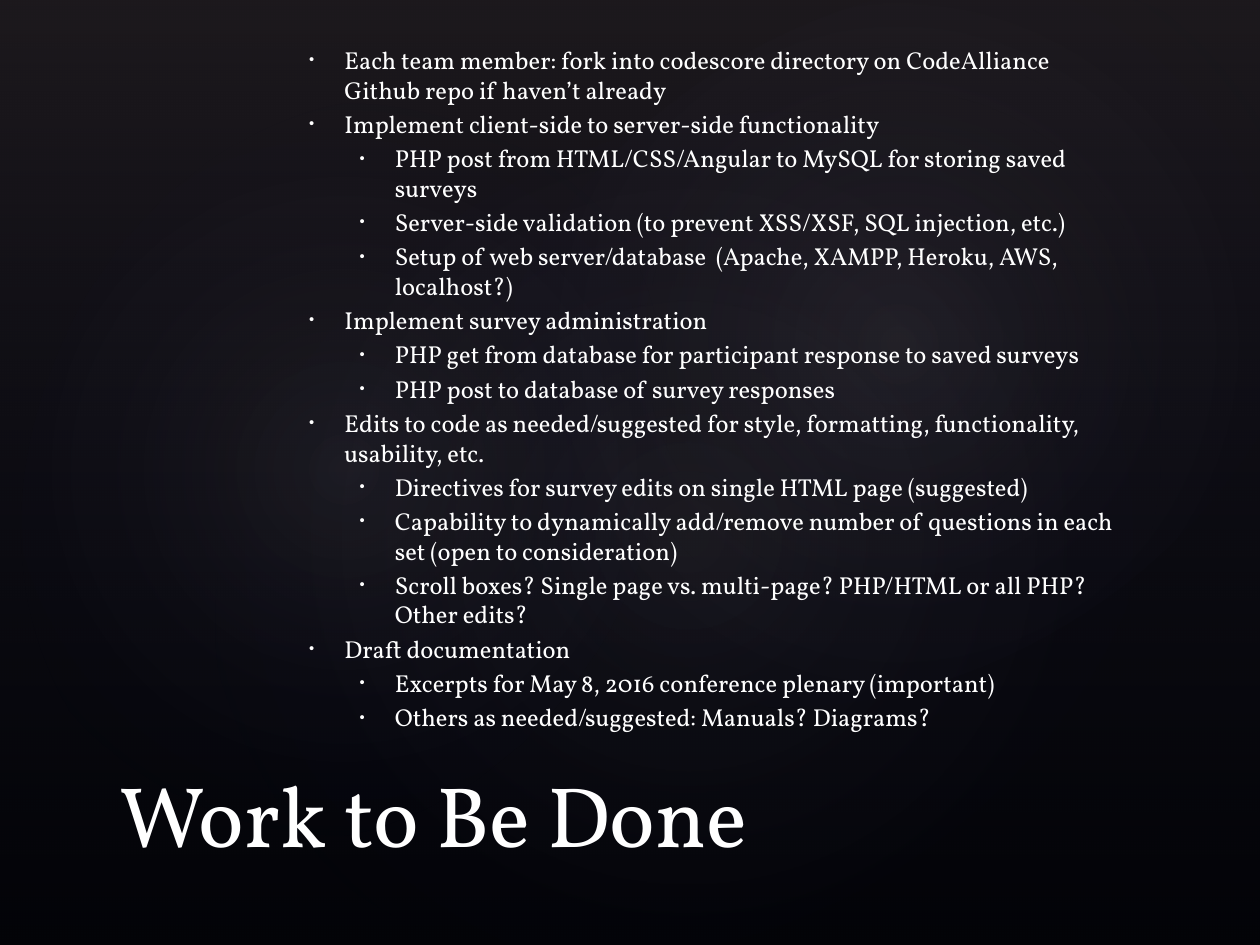
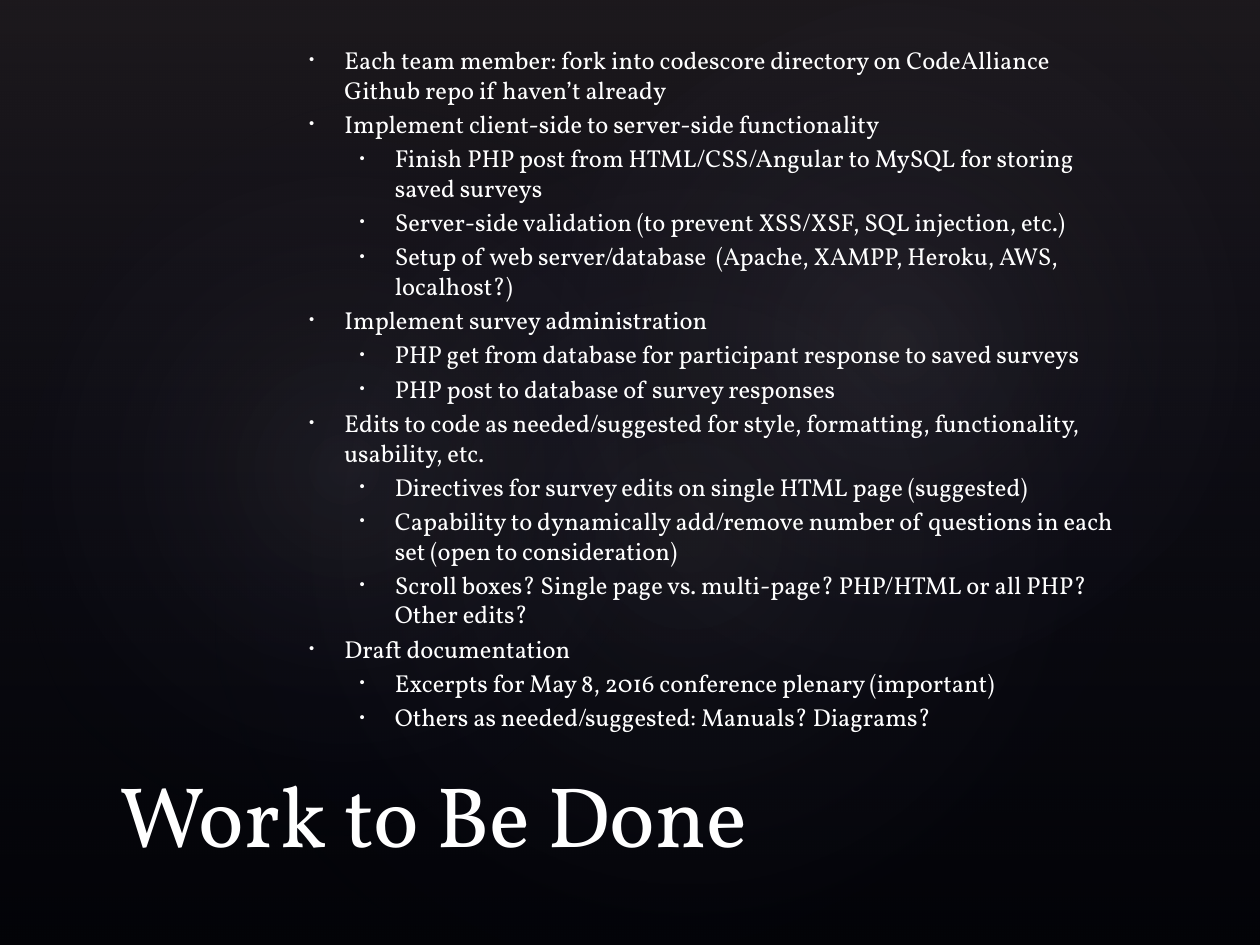
Before and after one commit to Code-Alliance-Archive/codescore, a slide deck: slide 10 of codeScorePreview.pptx. Drawn at 1260x945 pixels with LibreOffice and Linux fonts; fonts in the diff are those of the drawing; background and template pictures are left out. Boxes give left, top, right and bottom in pixels: in the first picture for what was removed or moved away, otherwise in the second. Text is boxed around its words. In the diff, an @@ line names an element or a change of style, - is before the commit and + after.

```diff
--- a/codeScorePreview.pptx
+++ b/codeScorePreview.pptx
@@ text at [395,149,1074,203]: text changed @@
-  • PHP post from HTML/CSS/Angular to MySQL for storing saved surveys
+  • Finish PHP post from HTML/CSS/Angular to MySQL for storing saved surveys
```
Also in this commit, not shown: 1 other slide changed, 6 other files.
